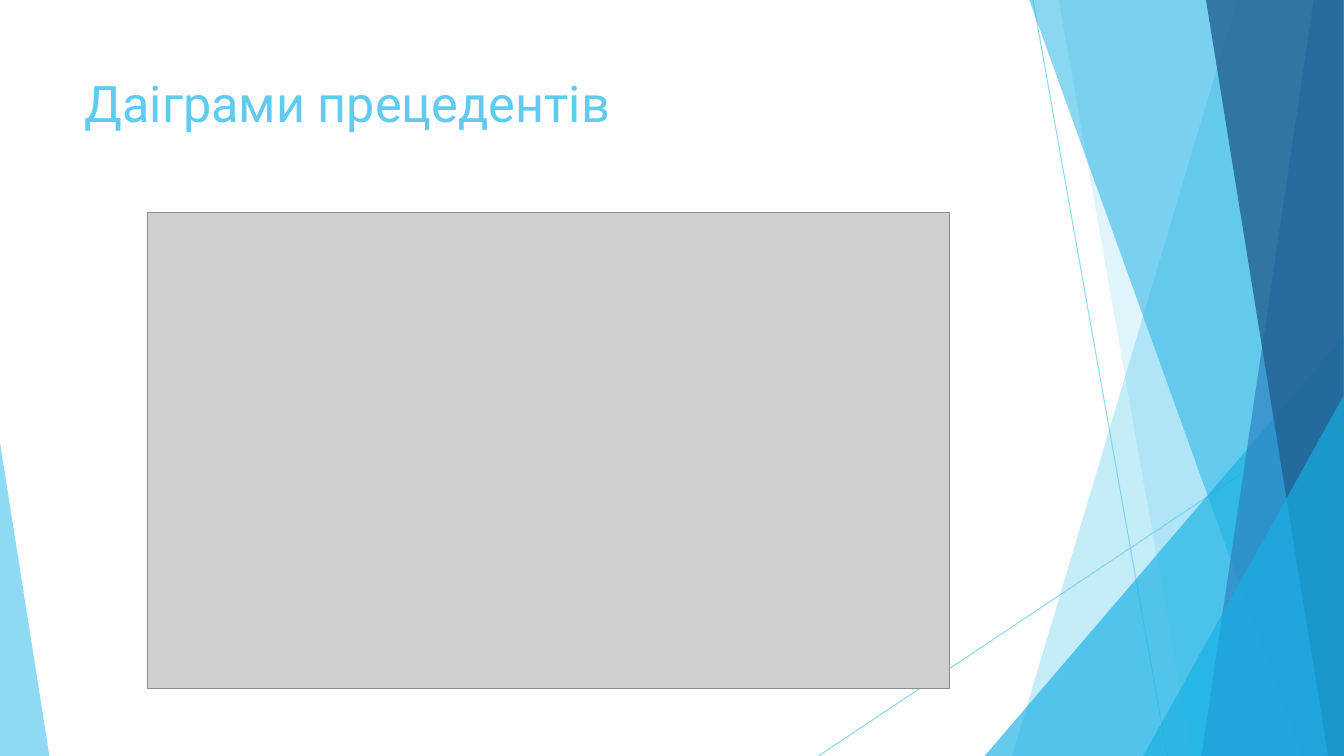
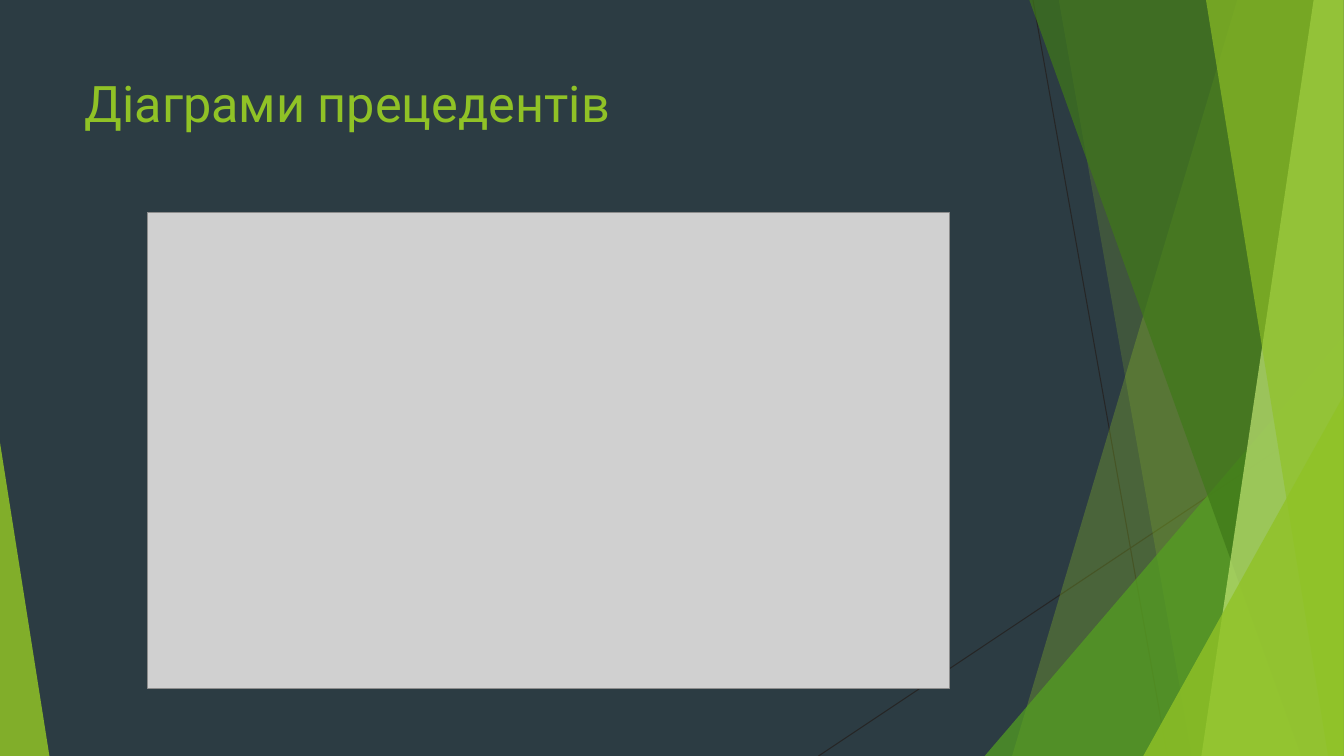
Before and after one commit to Denscorov/diplom, a slide deck: slide 6 of Doc/Мобільний додаток для тестування знань студентів з дисципліни.pptx. Drawn at 1344x756 pixels with LibreOffice and Linux fonts; fonts in the diff are those of the drawing; grey boxes stand for pictures. Boxes give left, top, right and bottom in pixels: in the first picture for what was removed or moved away, otherwise in the second. Text is boxed around its words. In the diff, an @@ line names an element or a change of style, - is before the commit and + after.

```diff
--- a/Doc/Мобільний додаток для тестування знань студентів з дисципліни.pptx
+++ b/Doc/Мобільний додаток для тестування знань студентів з дисципліни.pptx
@@ background #FFFFFF to #2C3C43 @@
@@ freeform shape at <box>1012,0,1344,756</box>: fill #5FCBEF at 36% opacity to #90C226 at 30% opacity @@
@@ freeform shape at <box>1029,0,1344,756</box>: fill #17B0E4 at 50% opacity to #3F7819 at 70% opacity @@
@@ line (1033, 0) - (1168, 756): stroke #5FCBEF 0.75 pt to #262626 0.75 pt @@
@@ freeform shape at <box>1059,0,1344,756</box>: fill #5FCBEF at 20% opacity to #90C226 at 20% opacity @@
@@ freeform shape at <box>1202,0,1344,756</box>: fill #2E83C3 at 70% opacity to #C0E474 at 70% opacity @@
@@ freeform shape at <box>1206,0,1344,756</box>: fill #226292 at 80% opacity to #90C226 at 65% opacity @@
@@ title at <box>85,86,610,132</box>: text changed; text colour #5FCBEF to #90C226 @@
-Даіграми прецедентів
+Діаграми прецедентів
@@ triangle at <box>985,336,1344,756</box>: fill #17B0E4 at 66% opacity to #54A021 at 72% opacity @@
@@ line (1344, 406) - (819, 756): stroke #5FCBEF 0.75 pt to #262626 0.75 pt @@
@@ triangle at <box>1143,396,1344,756</box>: fill #17B0E4 at 66% opacity to #90C226 at 80% opacity @@
@@ triangle at <box>0,443,49,756</box>: fill #5FCBEF at 70% opacity to #90C226 at 85% opacity @@
```
Also in this commit, not shown: 7 other slides changed, 1 slide added, 1 slide removed, 24 other files.
